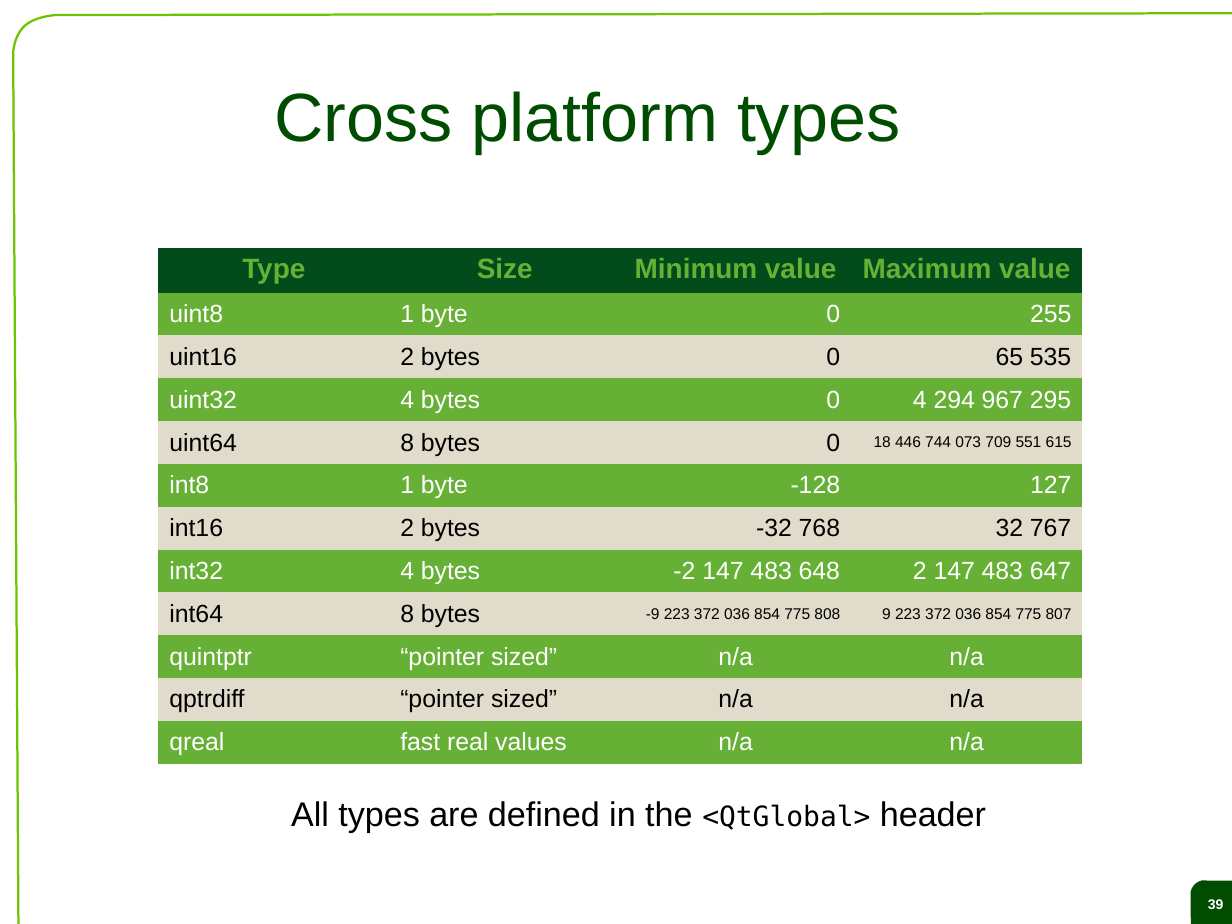
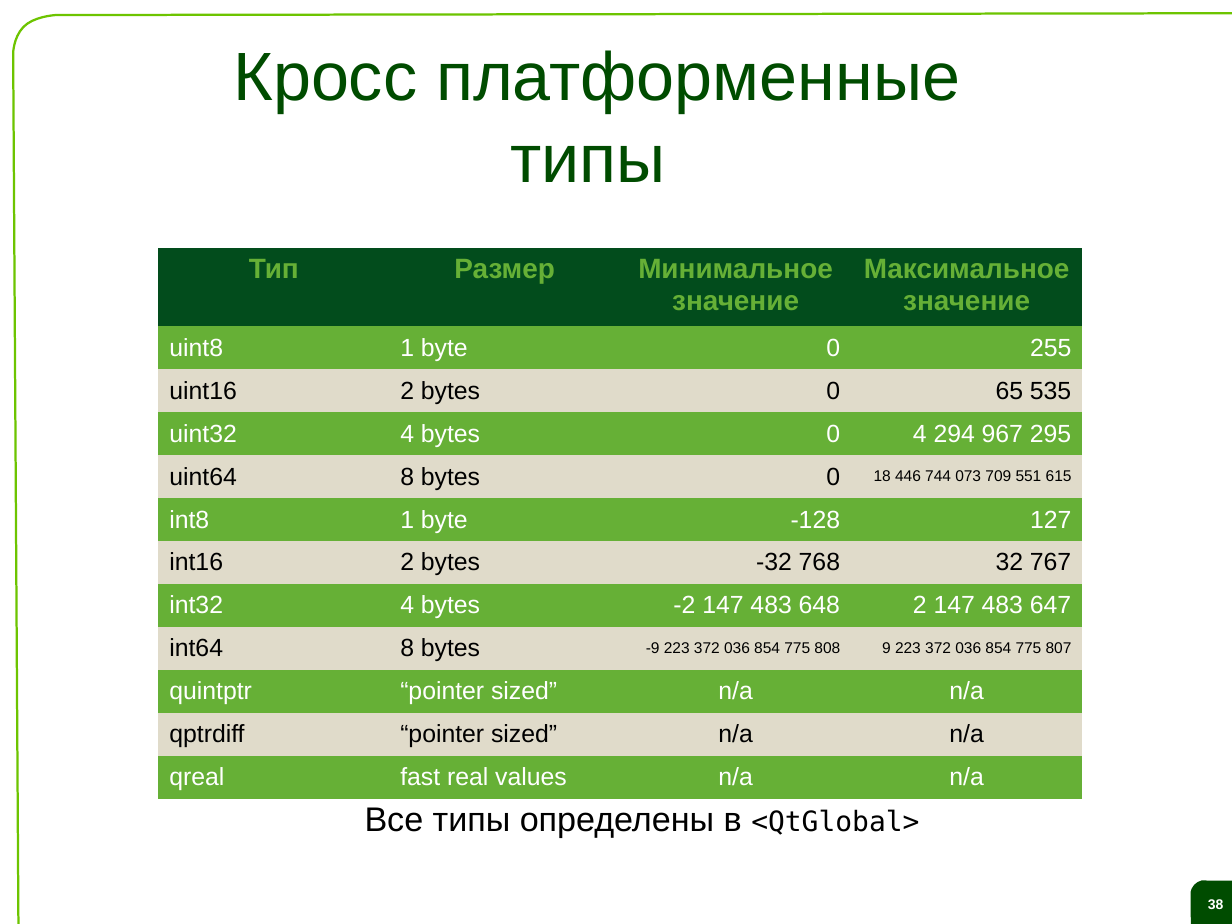
Before and after one commit to saa/qecm, a slide deck: slide 38 of Lectures and Exercises/L04 - Datatypes collections and files/L4 Slides.odp (slide 39 before the commit). Drawn at 1232x924 pixels with LibreOffice and Linux fonts; fonts in the diff are those of the drawing; background and template pictures are left out. Boxes give left, top, right and bottom in pixels: in the first picture for what was removed or moved away, otherwise in the second. Text is boxed around its words. In the diff, an @@ line names an element or a change of style, - is before the commit and + after.

```diff
--- a/Lectures and Exercises/L04 - Datatypes collections and files/L4 Slides.odp
+++ b/Lectures and Exercises/L04 - Datatypes collections and files/L4 Slides.odp
@@ title at (x1=233, y1=50, x2=960, y2=182): text changed @@
-Cross platform types
+Кросс платформенные типы
@@ table at (x1=159, y1=248, x2=1084, y2=794) @@
-row 1: Type | Size | Minimum value | Maximum value
+row 1: Тип | Размер | Минимальное значение | Максимальное значение
@@ text removed at (x1=291, y1=801, x2=986, y2=833) @@
-All types are defined in the <QtGlobal> header
@@ text added at (x1=365, y1=807, x2=919, y2=838), 22 pt, text #000000 @@
+Все типы определены в <QtGlobal>
```
Also in this commit, not shown: 23 other slides changed, 40 slides added, 41 slides removed.
